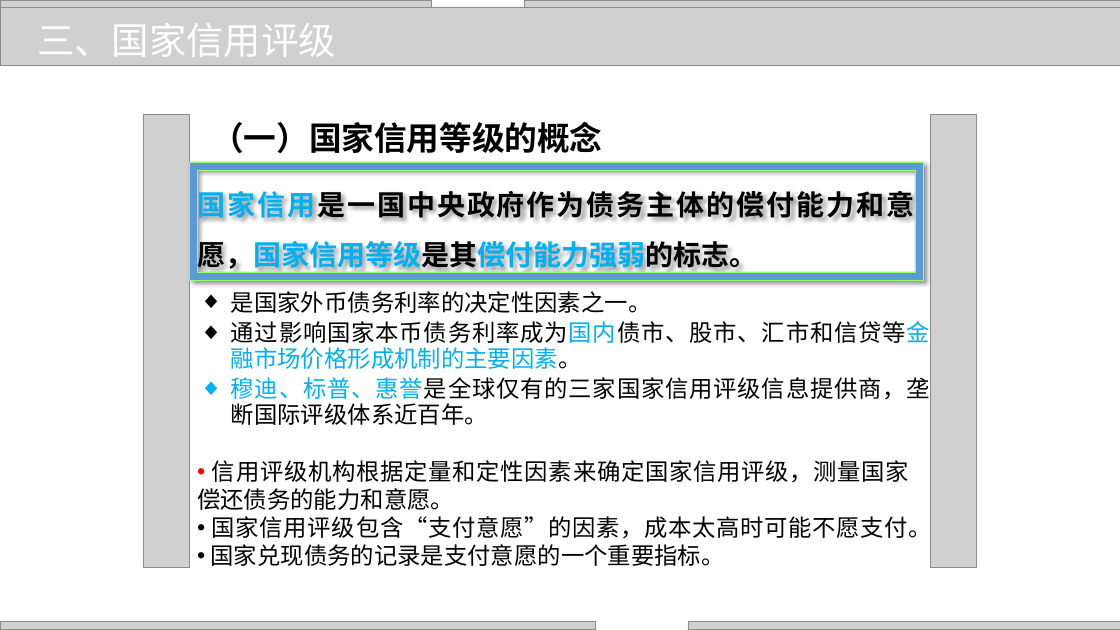
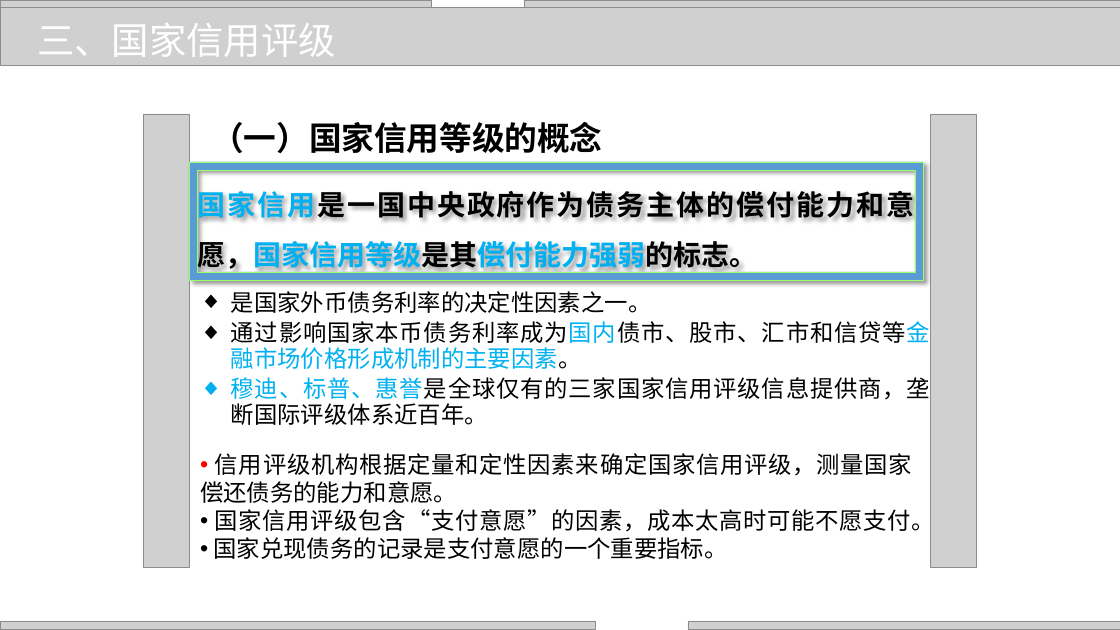
Before and after one commit to zhangjianzhang/internet_credit, a slide deck: slide 13 of files/slides/lecture_13.pptx. Drawn at 1120x630 pixels with LibreOffice and Linux fonts; fonts in the diff are those of the drawing; grey boxes stand for pictures; background and template pictures are left out. Boxes give left, top, right and bottom in pixels: in the first picture for what was removed or moved away, otherwise in the second. Text is boxed around its words. In the diff, an @@ line names an element or a change of style, - is before the commit and + after.

```diff
--- a/files/slides/lecture_13.pptx
+++ b/files/slides/lecture_13.pptx
@@ text "信用评级机构根据定量和定性因素来确定国家信用评级，测量国家偿还债务的能力和意愿。": place and size @@
-text "信用评级机构根据定量和定性因素来确定国家信用评级，测量国家偿还债务的能力和意愿。" at bbox=[197, 460, 932, 566]
+text "信用评级机构根据定量和定性因素来确定国家信用评级，测量国家偿还债务的能力和意愿。" at bbox=[200, 453, 935, 559]
```
Also in this commit, not shown: 2 other slides changed, 3 other files.
